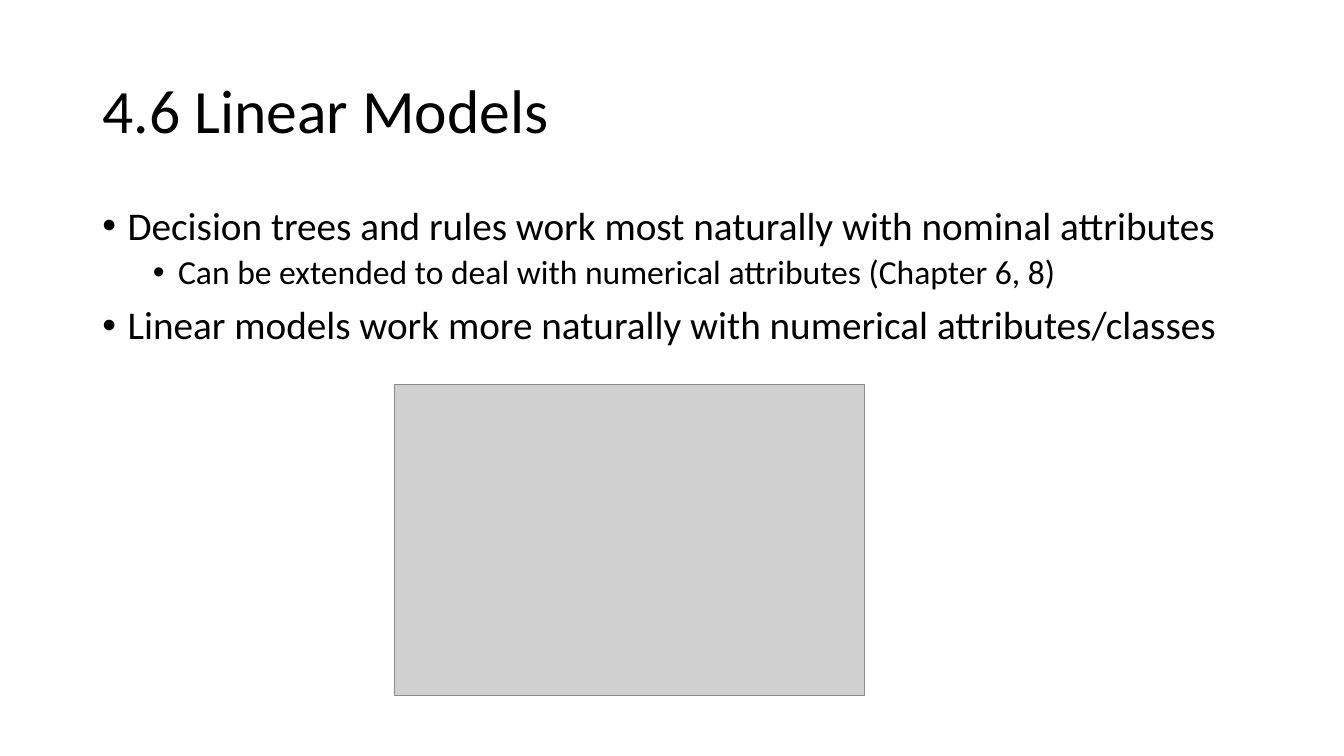
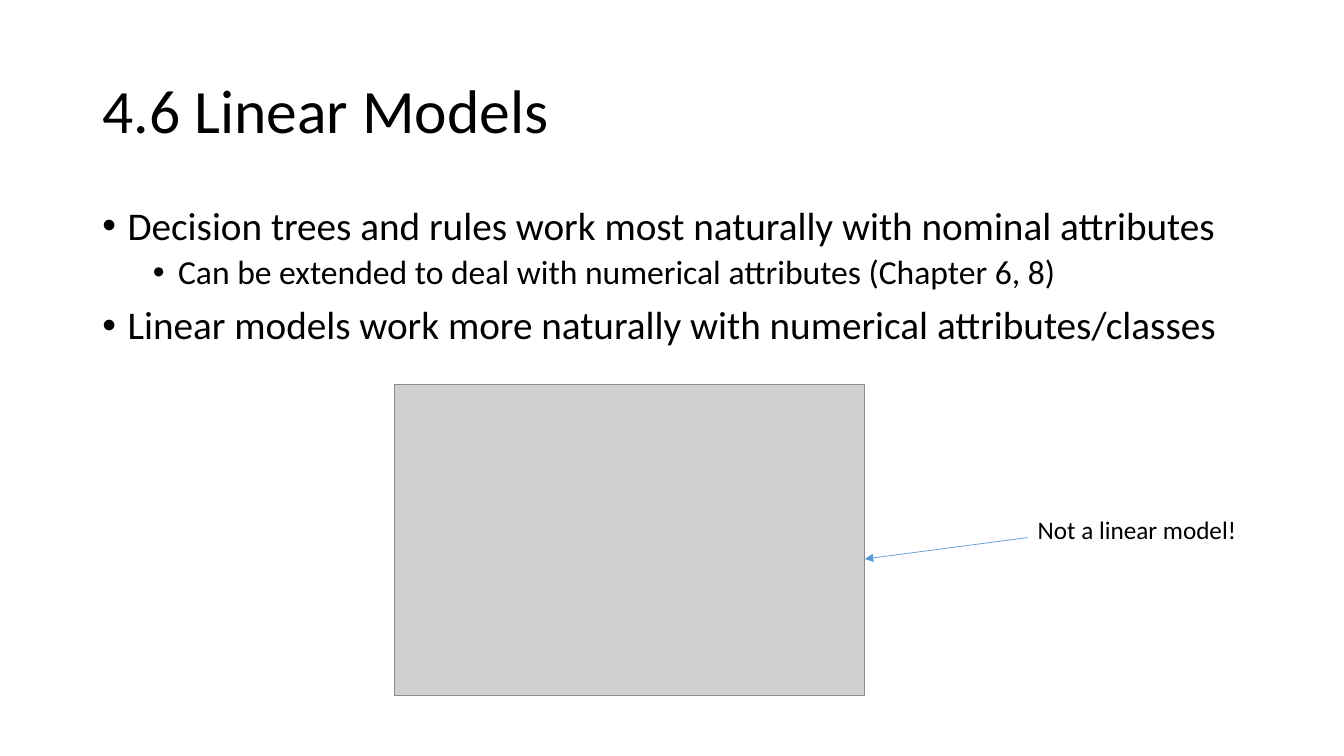
Before and after one commit to russellu/cs405, a slide deck: slide 3 of Lecture_07.pptx. Drawn at 1344x756 pixels with LibreOffice and Linux fonts; fonts in the diff are those of the drawing; grey boxes stand for pictures. Boxes give left, top, right and bottom in pixels: in the first picture for what was removed or moved away, otherwise in the second. Text is boxed around its words. In the diff, an @@ line names an element or a change of style, - is before the commit and + after.

```diff
--- a/Lecture_07.pptx
+++ b/Lecture_07.pptx
@@ arrow added from (1028, 537) to (865, 560), #5B9BD5 0.5 pt @@
@@ text added at [1038,521,1236,539], 18 pt, text #000000 @@
+Not a linear model!
```
Also in this commit, not shown: 2 other slides changed, 2 other files.
